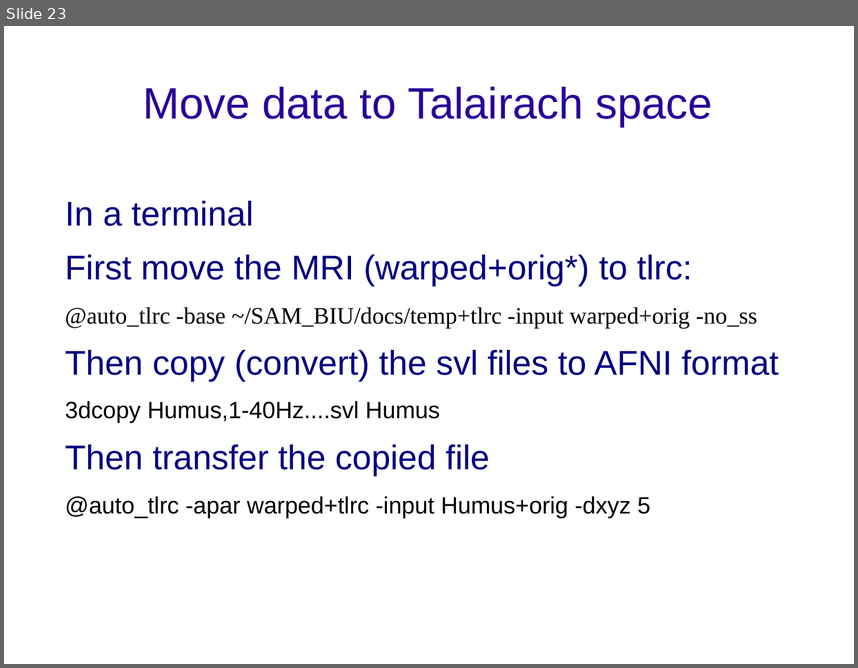
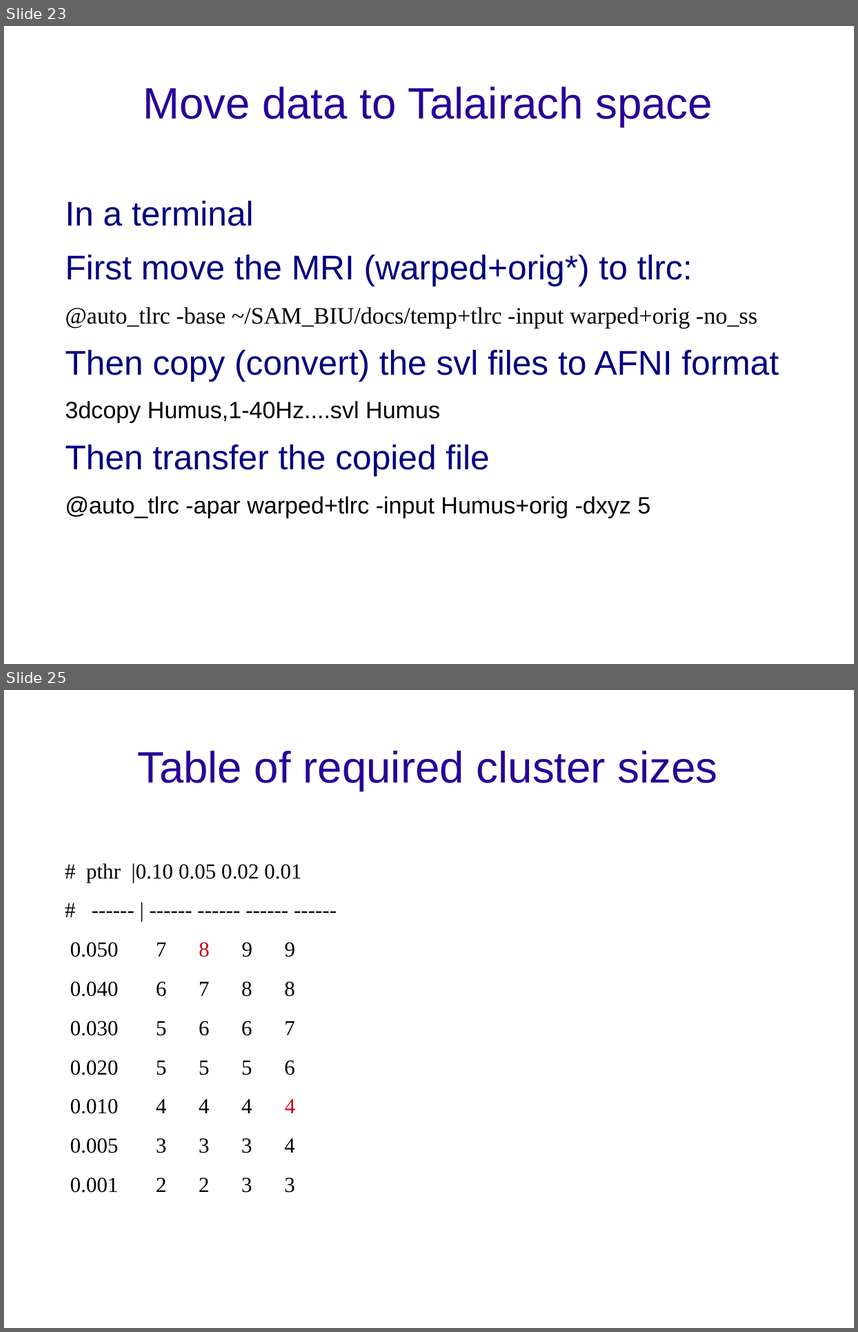
Before and after one commit to yuval-harpaz/SAM_BIU, a slide deck: docs/SAMtutorial.ppt. Shown one above the other, each under a label of ours: slide 23 before the commit, slides 23 and 25 after it; the slides between them are not shown. The pictures are 858x668 and 858x1332 pixels, drawn with LibreOffice and Linux fonts; fonts in the diff are those of the drawing; background and template pictures are left out. Boxes give left, top, right and bottom in pixels: in the first picture for what was removed or moved away, otherwise in the second. Text is boxed around its words. In the diff, an @@ line names an element or a change of style, - is before the commit and + after.

```diff
--- a/docs/SAMtutorial.ppt
+++ b/docs/SAMtutorial.ppt
@@ slide 25 added at (4, 690, 854, 1328), background picture (left out) @@
@@ title added at (137, 751, 718, 790), 41 pt, text #280099 @@
+Table of required cluster sizes
@@ text added at (70, 863, 301, 1192), 20 pt, text #000000 @@
+# pthr |0.10 0.05 0.02 0.01
+# ------ | ------ ------ ------ ------
+0.050 7 8 9 9
+0.040 6 7 8 8
+0.030 5 6 6 7
+0.020 5 5 5 6
+0.010 4 4 4 4
+0.005 3 3 3 4
+0.001 2 2 3 3
```
Also in this commit, not shown: 12 slides changed, 3 other slides added.
